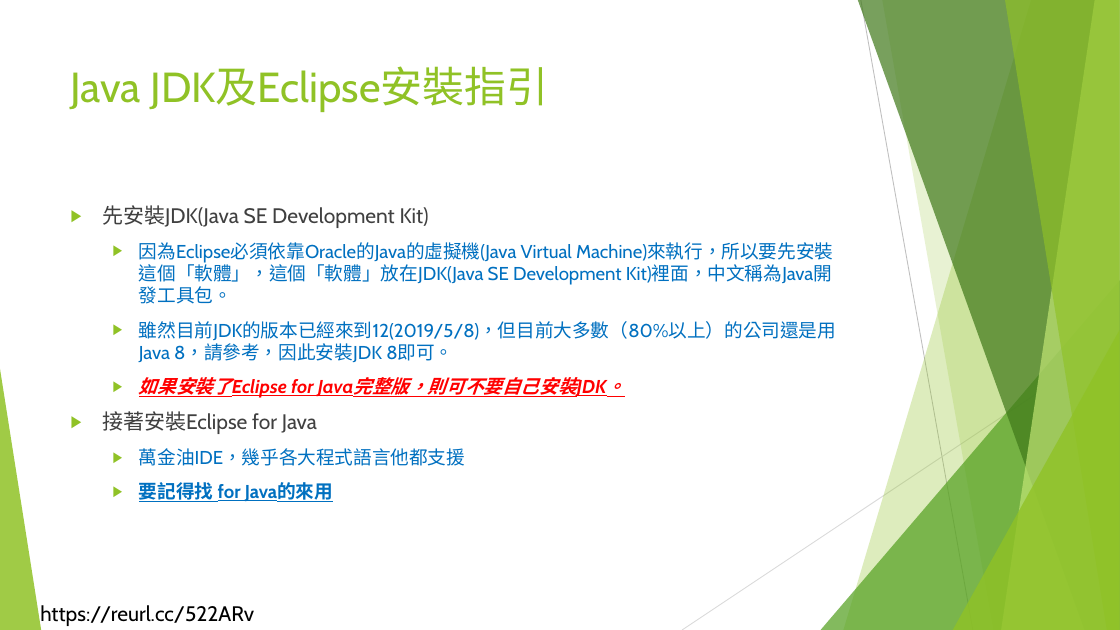
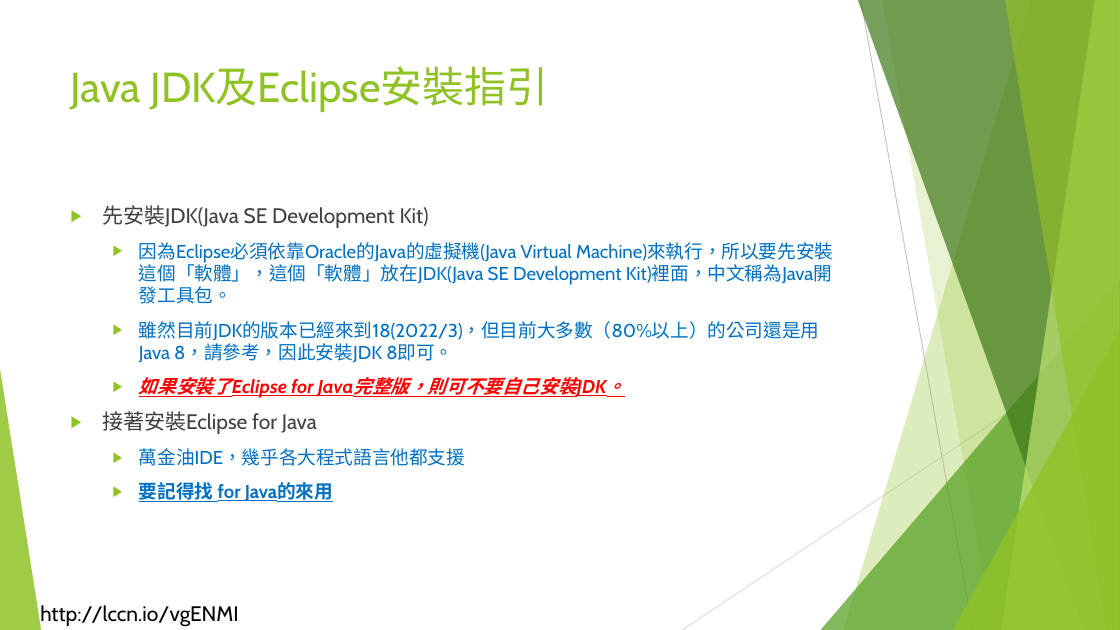
Before and after one commit to liulawsi/My_PPTs, a slide deck: slide 3 of LCC/Java/00b_Java開發環境建置.pptx. Drawn at 1120x630 pixels with LibreOffice and Linux fonts; fonts in the diff are those of the drawing; background and template pictures are left out. Boxes give left, top, right and bottom in pixels: in the first picture for what was removed or moved away, otherwise in the second. Text is boxed around its words. In the diff, an @@ line names an element or a change of style, - is before the commit and + after.

```diff
--- a/LCC/Java/00b_Java開發環境建置.pptx
+++ b/LCC/Java/00b_Java開發環境建置.pptx
@@ text at (139,321,820,363): text changed @@
-  ▶ 雖然目前JDK的版本已經來到12(2019/5/8)，但目前大多數（80%以上）的公司還是用Java 8，請參考，因此安裝JDK 8即可。
+  ▶ 雖然目前JDK的版本已經來到18(2022/3)，但目前大多數（80%以上）的公司還是用Java 8，請參考，因此安裝JDK 8即可。
@@ text at (40,605,238,627): text changed @@
-https://reurl.cc/522ARv
+http://lccn.io/vgENMI
```
Also in this commit, not shown: 21 other slides changed, 4 other files.
